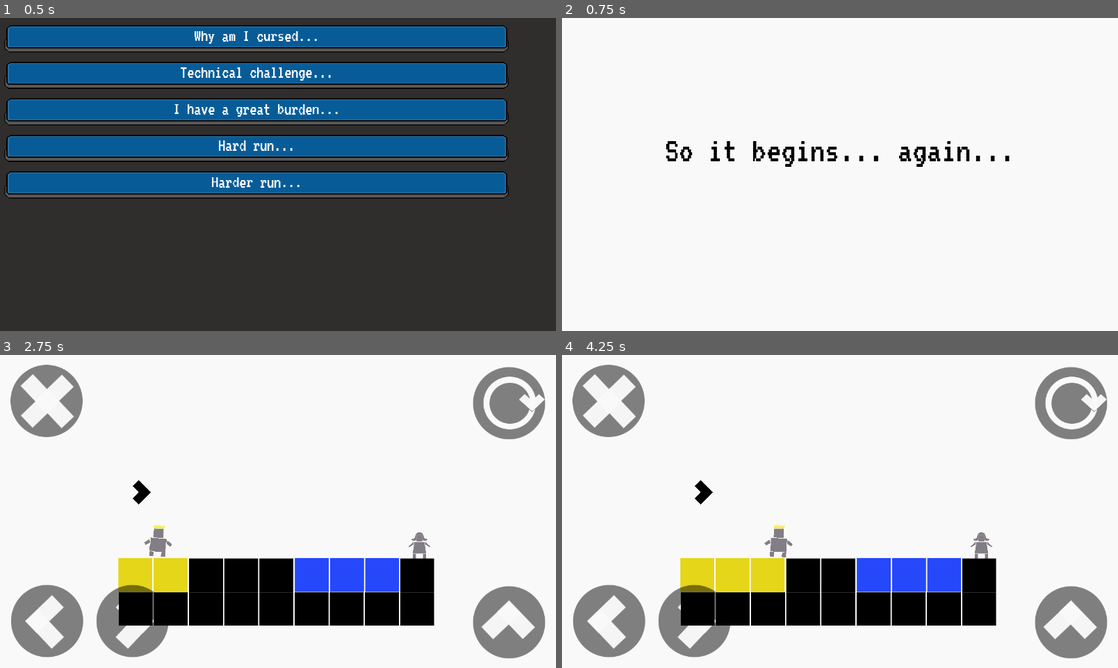
Above: before the commit, frames 1-4 (two rows, left to right).
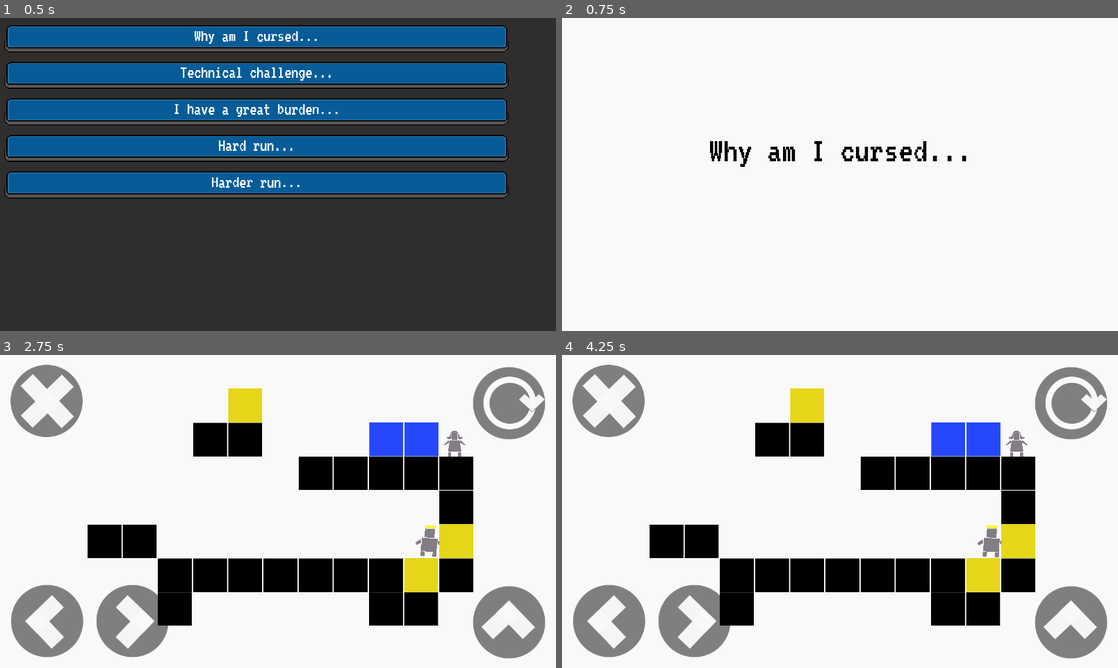
Above: after the commit, the same moments.

Repository: meburns/midas
Game: Godot game, scene res://src/proLevels/ProLevelSelector.tscn
Two runs of this game, one before a commit and one after it. Both use one fixed random seed, a clock stepped at 60 frames per second and the inputs below. This scene is started directly instead of the project's main scene.
Inputs:
- Up to frame 1 (0.5 s): no input
- Up to frame 2 (0.75 s): click "Why am I cursed..." at 0.5 s
- Up to frame 3 (2.75 s): tap Enter (ui_accept) at 1.25, 2 s; hold Right (move_right) from 1.28 s (still down); tap R (refresh) at 1.35, 2.1 s; tap Space (jump) at 1.52, 2.27 s
- Up to frame 4 (4.25 s): release Right (move_right) at 2.78 s; hold A (move_left) 2.78-3.53 s; tap R (refresh) at 2.85, 3.6 s; hold Right (move_right) from 3.53 s (still down); tap Space (jump) at 3.77 s

Frame 1 is identical in both runs. In frame 2, 1.5% of the frame differs, in the area x 18-81%, y 39-48%; in frame 3, 19%; in frame 4, 20%, in the area x 15-86%, y 10-87%.

Commit message:
Pro level renaming

Diff:
--- a/src/proLevels/Level17.tscn
+++ b/src/proLevels/ProLevel1.tscn
@@ -6,7 +6,7 @@
 [ext_resource path="res://src/overlays/Outside.tscn" type="PackedScene" id=5]
 [ext_resource path="res://src/players/Midas.tscn" type="PackedScene" id=6]
 
-[node name="Level17" type="Node2D"]
+[node name="Level1" type="Node2D"]
 position = Vector2( -1.02133, 3.90103 )
 __meta__ = {
 "_edit_horizontal_guides_": [ 780.0 ],
--- a/src/proLevels/Level18.tscn
+++ b/src/proLevels/ProLevel2.tscn
@@ -6,7 +6,7 @@
 [ext_resource path="res://src/overlays/Outside.tscn" type="PackedScene" id=5]
 [ext_resource path="res://src/players/Midas.tscn" type="PackedScene" id=6]
 
-[node name="Level18" type="Node2D"]
+[node name="Level2" type="Node2D"]
 position = Vector2( -1.02133, 3.90103 )
 __meta__ = {
 "_edit_horizontal_guides_": [ 780.0 ],
--- a/src/proLevels/Level20.tscn
+++ b/src/proLevels/ProLevel3.tscn
@@ -6,7 +6,7 @@
 [ext_resource path="res://src/overlays/Outside.tscn" type="PackedScene" id=5]
 [ext_resource path="res://src/players/Midas.tscn" type="PackedScene" id=6]
 
-[node name="Level20" type="Node2D"]
+[node name="Level3" type="Node2D"]
 position = Vector2( -1.02133, 3.90103 )
 __meta__ = {
 "_edit_horizontal_guides_": [ 780.0 ],
--- a/src/proLevels/Level21.tscn
+++ b/src/proLevels/ProLevel4.tscn
@@ -6,7 +6,7 @@
 [ext_resource path="res://src/overlays/Outside.tscn" type="PackedScene" id=5]
 [ext_resource path="res://src/players/Midas.tscn" type="PackedScene" id=6]
 
-[node name="Level21" type="Node2D"]
+[node name="Level4" type="Node2D"]
 position = Vector2( -1.02133, 3.90103 )
 __meta__ = {
 "_edit_horizontal_guides_": [ 780.0 ],
--- a/src/proLevels/Level22.tscn
+++ b/src/proLevels/ProLevel5.tscn
@@ -6,7 +6,7 @@
 [ext_resource path="res://src/overlays/Outside.tscn" type="PackedScene" id=5]
 [ext_resource path="res://src/players/Midas.tscn" type="PackedScene" id=6]
 
-[node name="Level22" type="Node2D"]
+[node name="Level5" type="Node2D"]
 position = Vector2( -1.02133, 3.90103 )
 __meta__ = {
 "_edit_horizontal_guides_": [ 780.0 ],
--- a/src/proLevels/ProLevelSelector.gd
+++ b/src/proLevels/ProLevelSelector.gd
@@ -28,9 +28,9 @@
 	button.get_node("Label").set_position(Vector2(pos.x, pos.y + 5))
 
 func _set_level(level):
-	Database.set_level(level)
+	Database.set_pro_level(level)
 	start_level()
 
 func start_level() -> void:
 	TouchButtons.set_visible(true)
-	get_tree().change_scene("res://src/transitions/Transition.tscn")
+	get_tree().change_scene("res://src/transitions/ProTransition.tscn")
--- a/src/transitions/Transition.tscn
+++ b/src/transitions/Transition.tscn
@@ -2,7 +2,6 @@
 
 [ext_resource path="res://src/transitions/Transitions.gd" type="Script" id=2]
 [ext_resource path="res://src/fonts/normal_font.tres" type="DynamicFont" id=3]
-
 
 [node name="Transition" type="Node2D"]
 script = ExtResource( 2 )
